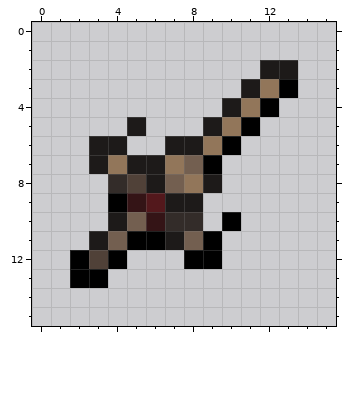
Two versions of one pixel-art sprite, src/main/resources/assets/srp_spartan_weaponry/textures/living/living_parrying_dagger.png. The first picture shows the starting point.
The file is 16x16 pixels.
New version:
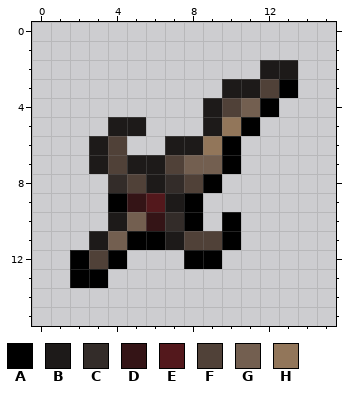
Palette (. is transparent): A #000000  B #1d1a19  C #332c29  D #341416  E #53181c  F #504138  G #735f50  H #92765a
The exact change:
The author put colour A in row 7 at x 10; in row 11 at x 10.
Colour B becomes colour A in row 8 at x 9; in row 9 at x 8.
Colour C becomes colour A in row 10 at x 8.
The author put colour B in row 3 at x 10; in row 4 at x 9; in row 5 at x 4.
Colour G becomes colour C in row 8 at x 7.
Colour A becomes colour F in row 11 at x 9.
Colour B becomes colour F in row 4 at x 10; in row 6 at x 4.
Colour G becomes colour F in row 11 at x 8.
Colour H becomes colour F in row 3 at x 12; in row 7 at x 4 and 7; in row 8 at x 8.
Colour A becomes colour G in row 7 at x 9.
Colour H becomes colour G in row 4 at x 11.
Changed places in both pictures, as pixel boxes (x1, y1, x2, y2):
changed: (108, 79, 279, 250)
